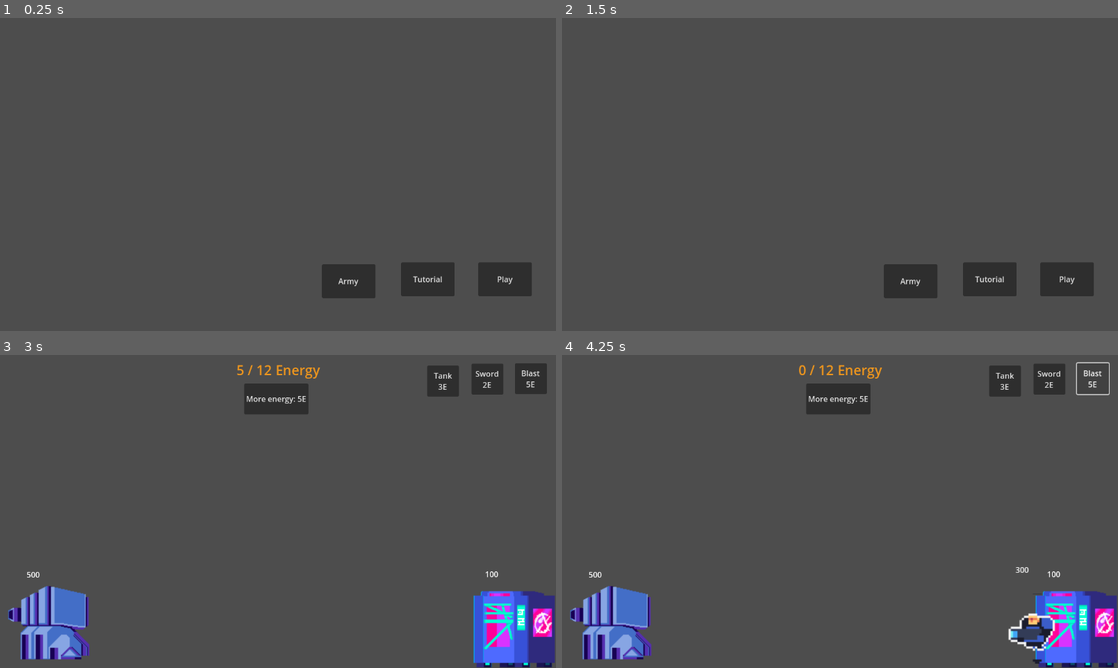
Above: before the commit, frames 1-4 (two rows, left to right).
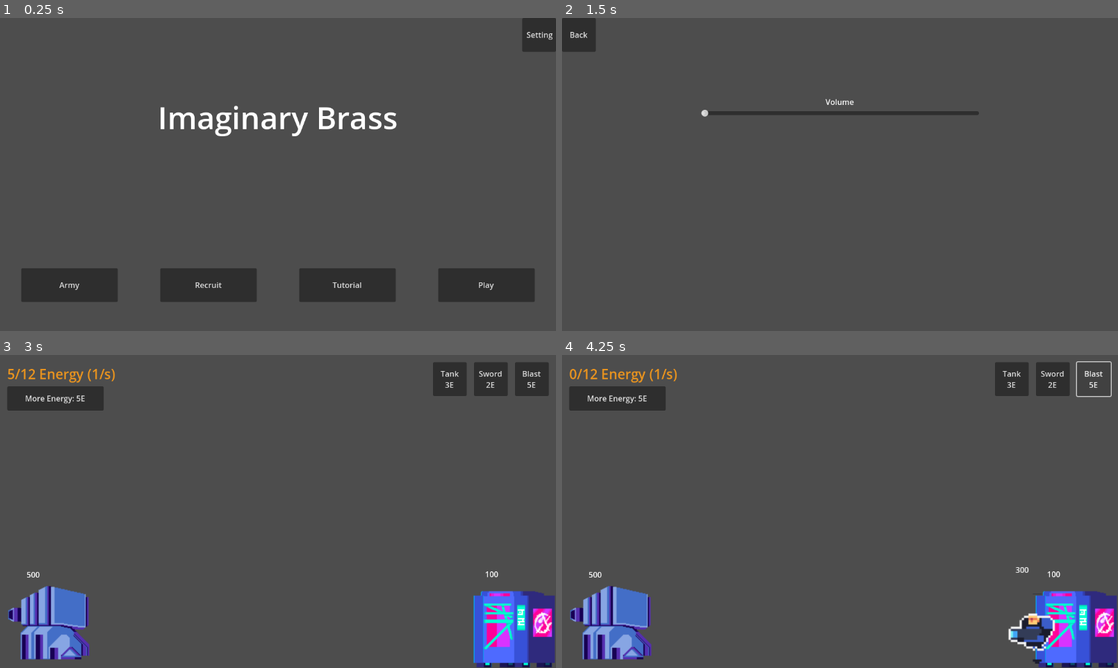
Above: after the commit, the same moments.

Repository: Vorbidden/BattleBots
Game: Godot game, scene res://main_menu.tscn
Same seed, same stepped clock (60 frames per second), same inputs: the game is played once before the commit and once after it.
Inputs (mouse positions are in pixels of both pictures, inside the frame that each line leads up to):
- Up to frame 1 (0.25 s): no input
- Up to frame 2 (1.5 s): click (773, 284) at 0.5 s, where only the run after the commit has a clickable "Recruit"; click (1101, 33) at 1.25 s, where only the run after the commit has a clickable "Setting"
- Up to frame 3 (3 s): click (16, 370) at 2 s, where only the run after the commit has a clickable "Back"; click "Play" at 2.75 s
- Up to frame 4 (4.25 s): click "Blast 5E" at 3.5 s

The runs differ from the first frame. In frame 1, 8.3% of the frame differs, in the area x 3-100%, y 0-91%; in frame 2, 4.3%; in frame 3, 3.6%; in frame 4, 3.7%.

Commit message:
Moved buttons in main menu & game screen. Added blank setting menu.

Diff:
--- a/Main.tscn
+++ b/Main.tscn
@@ -17,14 +17,11 @@
 [node name="UI" type="CanvasLayer" parent="."]
 
 [node name="Energy" type="Label" parent="UI"]
-anchors_preset = 5
-anchor_left = 0.5
-anchor_right = 0.5
-offset_left = -93.5
-offset_right = 93.5
-offset_bottom = 64.0
-grow_horizontal = 2
-text = "Bob"
+offset_left = 15.0
+offset_top = 15.0
+offset_right = 215.0
+offset_bottom = 65.0
+text = "Energy"
 label_settings = SubResource("LabelSettings_5ryyy")
 horizontal_alignment = 1
 vertical_alignment = 1
@@ -36,9 +33,9 @@
 anchor_right = 0.0295139
 anchor_bottom = 0.0864198
 offset_left = 1091.0
-offset_top = 17.0
-offset_right = 1099.0
-offset_bottom = 25.0
+offset_top = 15.0
+offset_right = 1103.0
+offset_bottom = 29.0
 text = "Blast
 5E"
 metadata/_edit_use_anchors_ = true
@@ -48,11 +45,11 @@
 anchor_left = -0.0208333
 anchor_right = 0.0295139
 anchor_bottom = 0.0864198
-offset_left = 530.0
-offset_top = 59.0
-offset_right = 538.0
-offset_bottom = 67.0
-text = "More Energy"
+offset_left = 39.0
+offset_top = 65.0
+offset_right = 181.0
+offset_bottom = 59.0
+text = "Upgrade"
 metadata/_edit_use_anchors_ = true
 
 [node name="DeploySlot2" type="Button" parent="UI"]
@@ -60,10 +57,10 @@
 anchor_left = -0.0208333
 anchor_right = 0.0295139
 anchor_bottom = 0.0864198
-offset_left = 1001.0
-offset_top = 18.0
-offset_right = 1009.0
-offset_bottom = 26.0
+offset_left = 1006.0
+offset_top = 15.0
+offset_right = 1018.0
+offset_bottom = 29.0
 text = "Sword
 2E"
 metadata/_edit_use_anchors_ = true
@@ -73,10 +70,10 @@
 anchor_left = -0.0208333
 anchor_right = 0.0295139
 anchor_bottom = 0.0864198
-offset_left = 909.0
-offset_top = 22.0
-offset_right = 917.0
-offset_bottom = 30.0
+offset_left = 921.0
+offset_top = 15.0
+offset_right = 933.0
+offset_bottom = 29.0
 text = "Tank
 3E"
 metadata/_edit_use_anchors_ = true
--- a/MainMenu.gd
+++ b/MainMenu.gd
@@ -16,3 +16,9 @@
 
 func _on_army_button_pressed():
 	get_tree().change_scene_to_file("res://army_select.tscn")
+
+func _on_recruit_button_pressed():
+	pass
+
+func _on_setting_button_pressed():
+	get_tree().change_scene_to_file("res://setting_menu.tscn")
--- a/Manager.gd
+++ b/Manager.gd
@@ -64,8 +64,8 @@
 		update_text()
 
 func update_text():
-	$UI/Energy.text = "%s / %s Energy" % [energy, max_energy]
-	$UI/EnergyButton.text = "More energy: %sE" % energy_upgrade_cost
+	$UI/Energy.text = "%s/%s Energy (%s/s)" % [energy, max_energy, energy_per_second]
+	$UI/EnergyButton.text = "More Energy: %sE" % energy_upgrade_cost
 
 func _on_player_tower_player_tower_destroyed():
 	var game_over = game_over_screen.instantiate()
--- a/main_menu.tscn
+++ b/main_menu.tscn
@@ -1,42 +1,68 @@
-[gd_scene load_steps=2 format=3 uid="uid://bfwhj8vyxx8ys"]
+[gd_scene load_steps=3 format=3 uid="uid://bfwhj8vyxx8ys"]
 
 [ext_resource type="Script" path="res://MainMenu.gd" id="1_85637"]
+
+[sub_resource type="CompressedTexture2D" id="CompressedTexture2D_4f4k2"]
 
 [node name="MainMenu" type="Control"]
 layout_mode = 3
 anchors_preset = 15
 anchor_right = 1.0
 anchor_bottom = 1.0
-offset_left = -2.0
-offset_top = -41.0
-offset_right = -2.0
-offset_bottom = -41.0
 grow_horizontal = 2
 grow_vertical = 2
 script = ExtResource("1_85637")
 
 [node name="PlayButton" type="Button" parent="."]
 layout_mode = 0
-offset_left = 993.0
-offset_top = 547.0
-offset_right = 1104.0
-offset_bottom = 617.0
+offset_left = 908.0
+offset_top = 518.0
+offset_right = 1108.0
+offset_bottom = 588.0
 text = "Play"
 
 [node name="TutorialButton" type="Button" parent="."]
-offset_left = 833.0
-offset_top = 547.0
-offset_right = 944.0
-offset_bottom = 617.0
+layout_mode = 0
+offset_left = 620.0
+offset_top = 518.0
+offset_right = 820.0
+offset_bottom = 588.0
 text = "Tutorial"
 
 [node name="ArmyButton" type="Button" parent="."]
-offset_left = 669.0
-offset_top = 551.0
-offset_right = 780.0
-offset_bottom = 621.0
+layout_mode = 0
+offset_left = 44.0
+offset_top = 518.0
+offset_right = 244.0
+offset_bottom = 588.0
 text = "Army"
+
+[node name="RecruitButton" type="Button" parent="."]
+offset_left = 332.0
+offset_top = 518.0
+offset_right = 532.0
+offset_bottom = 588.0
+text = "Recruit"
+
+[node name="SettingButton" type="Button" parent="."]
+offset_left = 1082.0
+offset_right = 1152.0
+offset_bottom = 70.0
+text = "Setting"
+icon = SubResource("CompressedTexture2D_4f4k2")
+
+[node name="RichTextLabel" type="RichTextLabel" parent="."]
+layout_mode = 0
+offset_left = 327.0
+offset_top = 161.0
+offset_right = 825.0
+offset_bottom = 337.0
+theme_override_font_sizes/normal_font_size = 64
+text = "Imaginary Brass"
+fit_content = true
 
 [connection signal="pressed" from="PlayButton" to="." method="_on_play_button_pressed"]
 [connection signal="pressed" from="TutorialButton" to="." method="_on_tutorial_button_pressed"]
 [connection signal="pressed" from="ArmyButton" to="." method="_on_army_button_pressed"]
+[connection signal="pressed" from="RecruitButton" to="." method="_on_recruit_button_pressed"]
+[connection signal="pressed" from="SettingButton" to="." method="_on_setting_button_pressed"]
--- /dev/null
+++ b/setting_menu.gd
@@ -0,0 +1,12 @@
+extends Control
+
+# Called when the node enters the scene tree for the first time.
+func _ready():
+	pass # Replace with function body.
+
+# Called every frame. 'delta' is the elapsed time since the previous frame.
+func _process(delta):
+	pass
+
+func _on_back_button_pressed():
+	get_tree().change_scene_to_file("res://main_menu.tscn")
--- /dev/null
+++ b/setting_menu.tscn
@@ -0,0 +1,35 @@
+[gd_scene load_steps=2 format=3 uid="uid://ckpcrit4vy7sq"]
+
+[ext_resource type="Script" path="res://setting_menu.gd" id="1_s57x2"]
+
+[node name="Setting" type="Control"]
+layout_mode = 3
+anchors_preset = 15
+anchor_right = 1.0
+anchor_bottom = 1.0
+grow_horizontal = 2
+grow_vertical = 2
+script = ExtResource("1_s57x2")
+
+[node name="BackButton" type="Button" parent="."]
+layout_mode = 0
+offset_right = 70.0
+offset_bottom = 70.0
+text = "Back"
+
+[node name="VBoxContainer" type="VBoxContainer" parent="."]
+layout_mode = 0
+offset_left = 288.0
+offset_top = 162.0
+offset_right = 864.0
+offset_bottom = 486.0
+
+[node name="Volume" type="Label" parent="VBoxContainer"]
+layout_mode = 2
+text = "Volume"
+horizontal_alignment = 1
+
+[node name="HSlider" type="HSlider" parent="VBoxContainer"]
+layout_mode = 2
+
+[connection signal="pressed" from="BackButton" to="." method="_on_back_button_pressed"]
